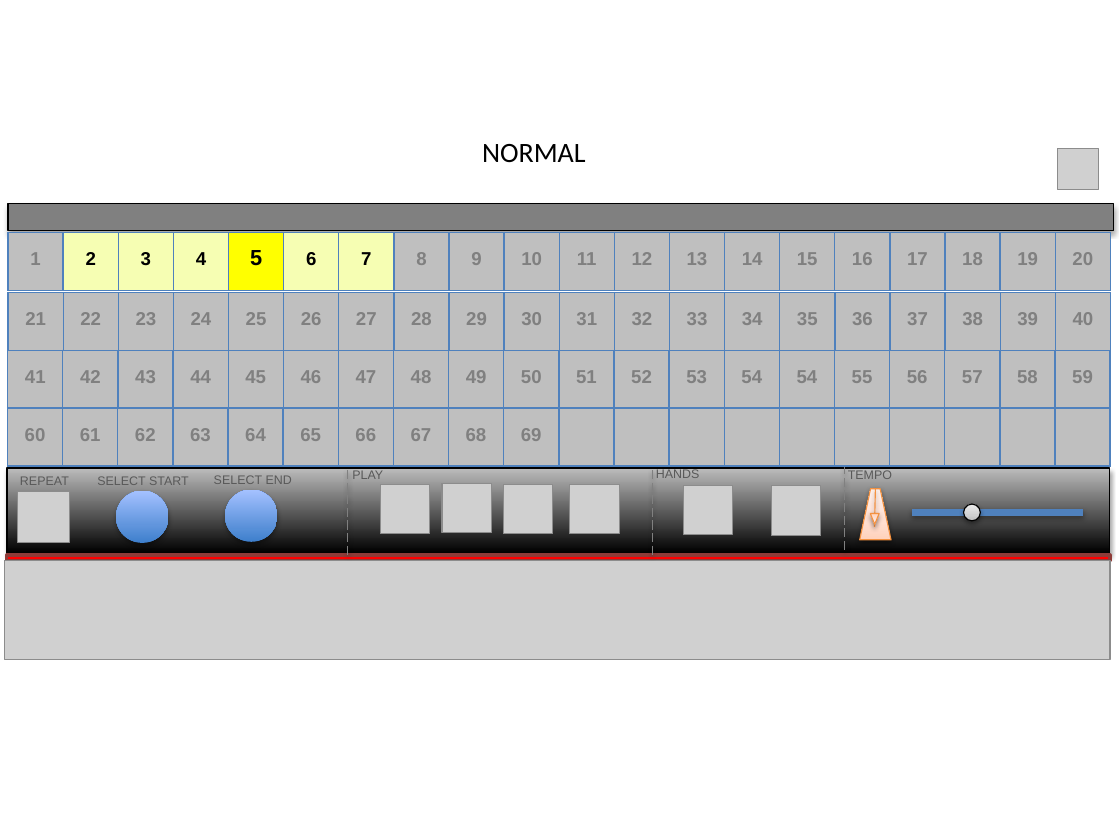
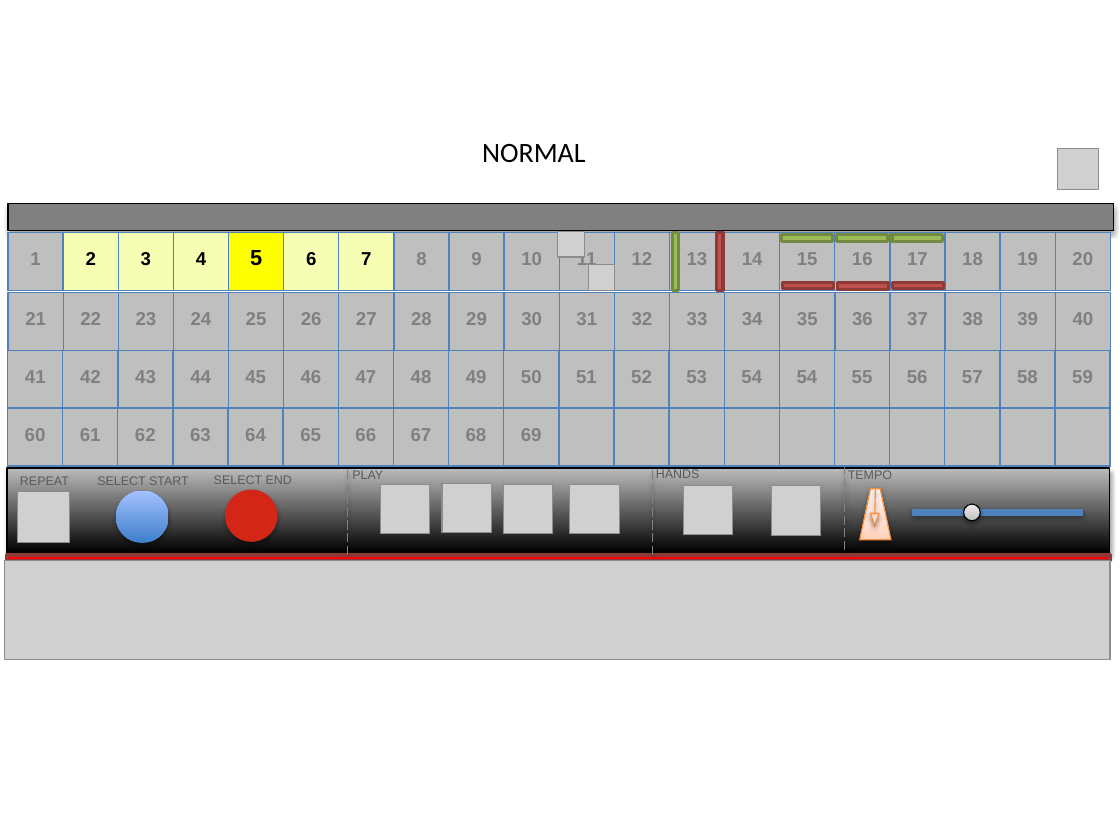
Before and after one commit to etayki/heyDude, a slide deck: slide 1 of GraphicDesign.pptx. Drawn at 1120x840 pixels with LibreOffice and Linux fonts; fonts in the diff are those of the drawing; grey boxes stand for pictures. Boxes give left, top, right and bottom in pixels: in the first picture for what was removed or moved away, otherwise in the second. Text is boxed around its words. In the diff, an @@ line names an element or a change of style, - is before the commit and + after.

```diff
--- a/GraphicDesign.pptx
+++ b/GraphicDesign.pptx
@@ picture added at bbox=[558, 232, 584, 258] @@
@@ rectangle added at bbox=[672, 233, 679, 291], fill #9BBB59, outline #738A42 2 pt @@
@@ rectangle added at bbox=[717, 232, 724, 290], fill #C0504D, outline #8E3B39 2 pt @@
@@ rectangle added at bbox=[782, 235, 833, 241], fill #9BBB59, outline #738A42 2 pt @@
@@ rectangle added at bbox=[837, 235, 888, 241], fill #9BBB59, outline #738A42 2 pt @@
@@ rectangle added at bbox=[892, 235, 942, 241], fill #9BBB59, outline #738A42 2 pt @@
@@ picture added at bbox=[588, 264, 614, 290] @@
@@ rectangle added at bbox=[783, 282, 834, 289], fill #C0504D, outline #8E3B39 2 pt @@
@@ rectangle added at bbox=[838, 282, 889, 289], fill #C0504D, outline #8E3B39 2 pt @@
@@ rectangle added at bbox=[893, 282, 944, 289], fill #C0504D, outline #8E3B39 2 pt @@
@@ ellipse at bbox=[225, 489, 278, 542]: fill gradient #3F80CE to #A4C4FF to #D42616 @@
```
Also in this commit, not shown: 1 other slide changed.
